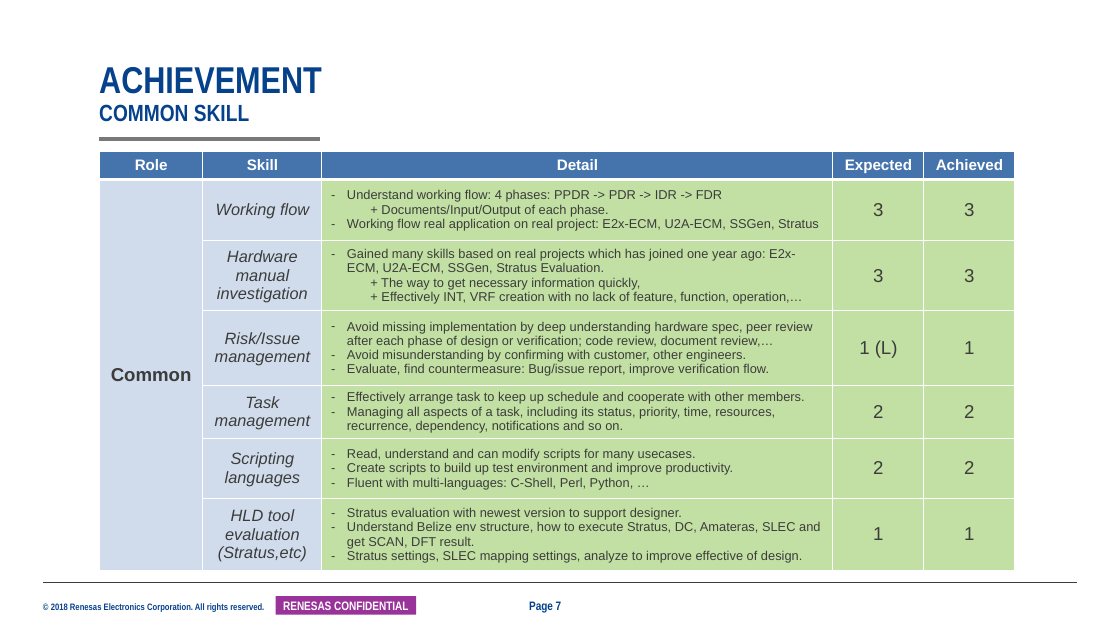
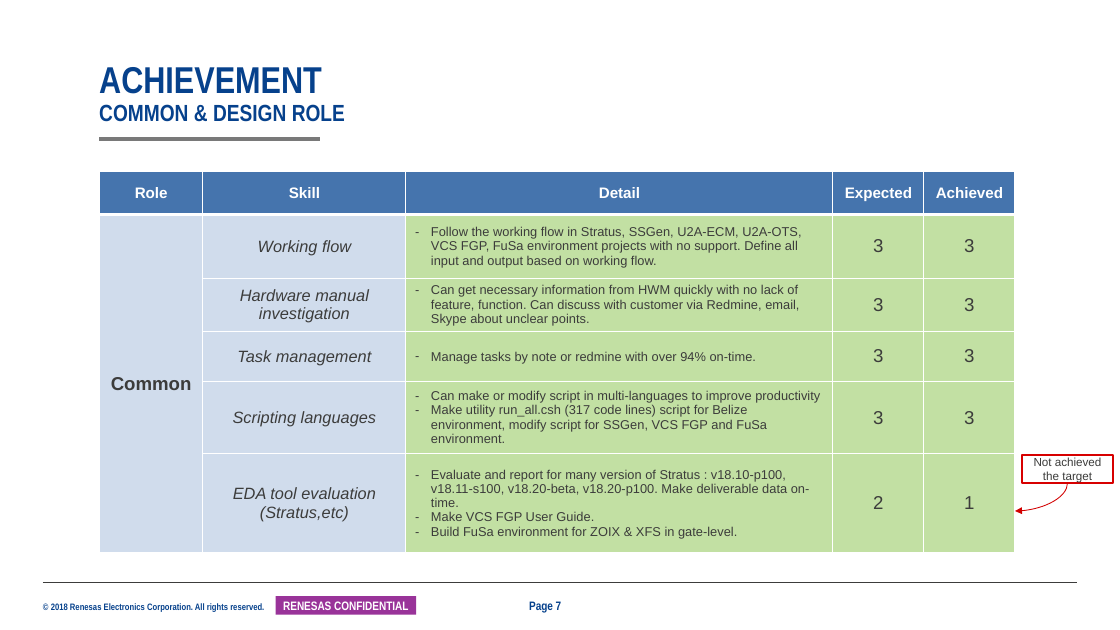
Before and after one commit to NhamXuanTung/LSICommonKnowledge, a slide deck: slide 7 of 25G_Mentor_Mentee_Mid-term_TungNham_1960.pptx. Drawn at 1120x630 pixels with LibreOffice and Linux fonts; fonts in the diff are those of the drawing; background and template pictures are left out. Boxes give left, top, right and bottom in pixels: in the first picture for what was removed or moved away, otherwise in the second. Text is boxed around its words. In the diff, an @@ line names an element or a change of style, - is before the commit and + after.

```diff
--- a/25G_Mentor_Mentee_Mid-term_TungNham_1960.pptx
+++ b/25G_Mentor_Mentee_Mid-term_TungNham_1960.pptx
@@ title at (x1=99, y1=67, x2=345, y2=122): text changed; size 32 to 20 pt @@
-ACHIEVEMENT
-COMMON SKILL
+ACHIEVEMENT
+COMMON & DESIGN ROLE
@@ table at (x1=99, y1=171, x2=1014, y2=556) @@
-row 2: Common | Working flow | Understand working flow: 4 phases: PPDR -> PDR -> IDR -> FDR / + Documents/Input/Output of each phase. / Working flow real application on real project: E2x-ECM, U2A-ECM, SSGen, Stratus | 3 | 3
-row 3:  | Hardware manual investigation | Gained many skills based on real projects which has joined one year ago: E2x-ECM, U2A-ECM, SSGen, Stratus Evaluation. / + The way to get necessary information quickly, / + Effectively INT, VRF creation with no lack of feature, function, operation,… | 3 | 3
-row 4:  | Risk/Issue management | Avoid missing implementation by deep understanding hardware spec, peer review after each phase of design or verification; code review, document review,… / Avoid misunderstanding by confirming with customer, other engineers. / Evaluate, find countermeasure: Bug/issue report, improve verification flow. | 1 (L) | 1
-row 5:  | Task management | Effectively arrange task to keep up schedule and cooperate with other members. / Managing all aspects of a task, including its status, priority, time, resources, recurrence, dependency, notifications and so on. | 2 | 2
-row 6:  | Scripting languages | Read, understand and can modify scripts for many usecases. / Create scripts to build up test environment and improve productivity. / Fluent with multi-languages: C-Shell, Perl, Python, … | 2 | 2
-row 7:  | HLD tool evaluation (Stratus,etc) | Stratus evaluation with newest version to support designer. / Understand Belize env structure, how to execute Stratus, DC, Amateras, SLEC and get SCAN, DFT result. / Stratus settings, SLEC mapping settings, analyze to improve effective of design. | 1 | 1
+row 2: Common | Working flow | Follow the working flow in Stratus, SSGen, U2A-ECM, U2A-OTS, VCS FGP, FuSa environment projects with no support. Define all input and output based on working flow. | 3 | 3
+row 3:  | Hardware manual investigation | Can get necessary information from HWM quickly with no lack of feature, function. Can discuss with customer via Redmine, email, Skype about unclear points. | 3 | 3
+row 4:  | Task management | Manage tasks by note or redmine with over 94% on-time. | 3 | 3
+row 5:  | Scripting languages | Can make or modify script in multi-languages to improve productivity / Make utility run_all.csh (317 code lines) script for Belize environment, modify script for SSGen, VCS FGP and FuSa environment. | 3 | 3
+row 6:  | EDA tool evaluation (Stratus,etc) | Evaluate and report for many version of Stratus : v18.10-p100, v18.11-s100, v18.20-beta, v18.20-p100. Make deliverable data on-time. / Make VCS FGP User Guide. / Build FuSa environment for ZOIX & XFS in gate-level. | 2 | 1
@@ table resized from (x1=99, y1=152, x2=1014, y2=574) to (x1=99, y1=171, x2=1014, y2=556) @@
@@ rectangle added at (x1=1023, y1=455, x2=1113, y2=483), fill #FFFFFF, outline #D70000 2 pt, 10 pt, text #3C3C3B @@
+Not achieved
+the target
@@ curved arrow added from (1068, 483) to (1015, 511), #D20000 0.75 pt @@
```
Also in this commit, not shown: 10 other slides changed, 2 slides added, 3 slides removed.
